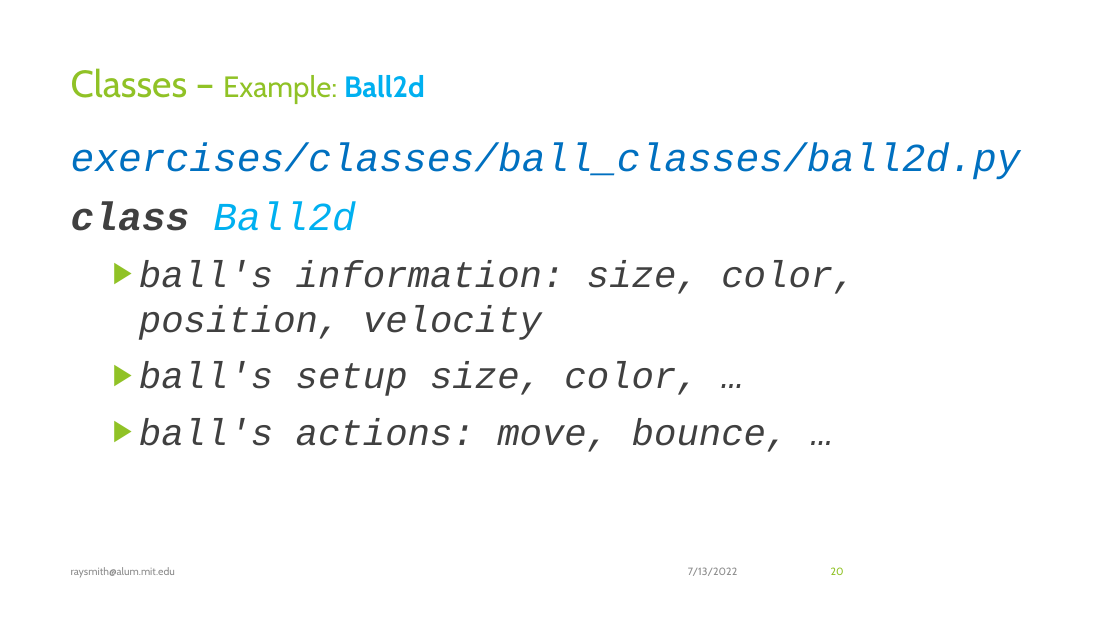
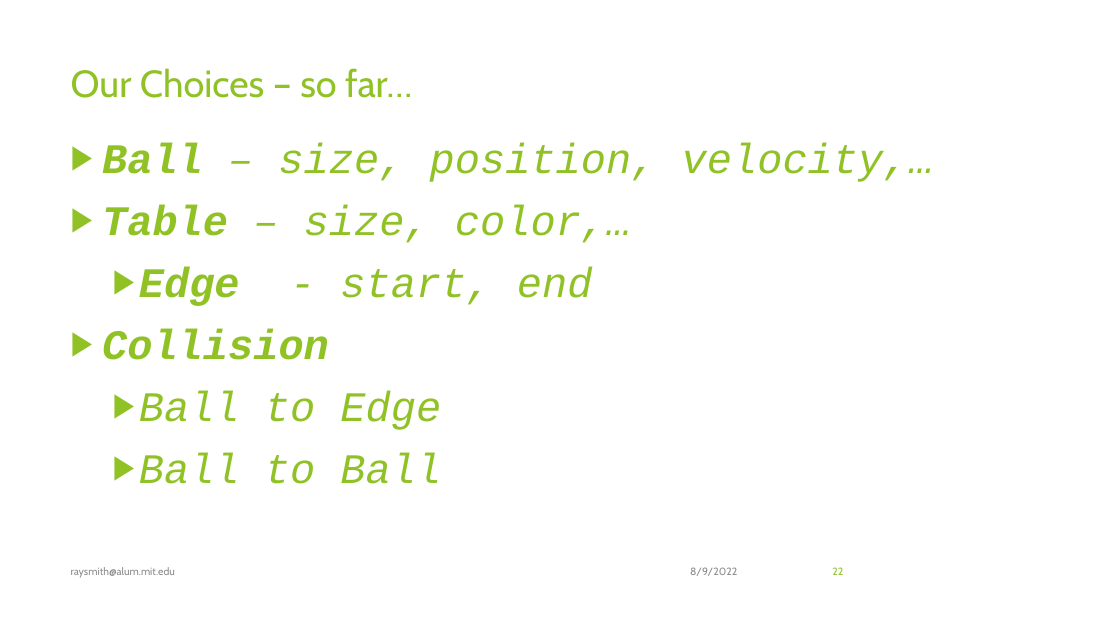
Before and after one commit to raysmith619/Introduction-To-Programming, a slide deck: slide 22 of presentation/Class_5_Classes/Class_5_Classes.pptx (slide 20 before the commit). Drawn at 1120x630 pixels with LibreOffice and Linux fonts; fonts in the diff are those of the drawing. Boxes give left, top, right and bottom in pixels: in the first picture for what was removed or moved away, otherwise in the second. Text is boxed around its words. In the diff, an @@ line names an element or a change of style, - is before the commit and + after.

```diff
--- a/presentation/Class_5_Classes/Class_5_Classes.pptx
+++ b/presentation/Class_5_Classes/Class_5_Classes.pptx
@@ title at [71,68,412,98]: text changed; size 25.2 to 32.4 pt @@
-Classes – Example: Ball2d
+Our Choices – so far…
@@ text at [102,143,934,484]: text changed; size 32 to 36 pt; text colour #404040 to #90C226 @@
-exercises/classes/ball_classes/ball2d.py
-class Ball2d
-  ▶ ball's information: size, color, position, velocity
-  ▶ ball's setup size, color, …
-  ▶ ball's actions: move, bounce, …
+▶ Ball – size, position, velocity,…
+▶ Table – size, color,…
+  ▶ Edge - start, end
+▶ Collision
+  ▶ Ball to Edge
+  ▶ Ball to Ball
@@ text at [690,567,737,576]: text changed @@
-7/13/2022
+8/9/2022
@@ page number at [832,567,843,575]: text changed @@
-20
+22
```
Also in this commit, not shown: 21 other slides changed, 7 slides added, 1 slide removed, 16 other files.
